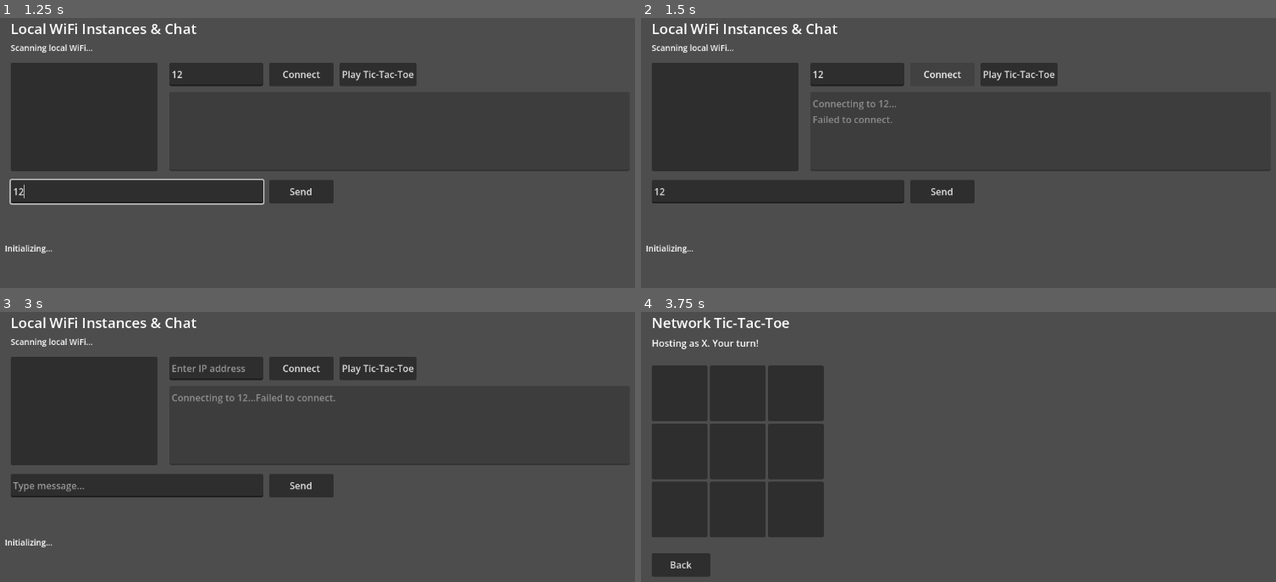
Above: before the commit, frames 1-4 (two rows, left to right).
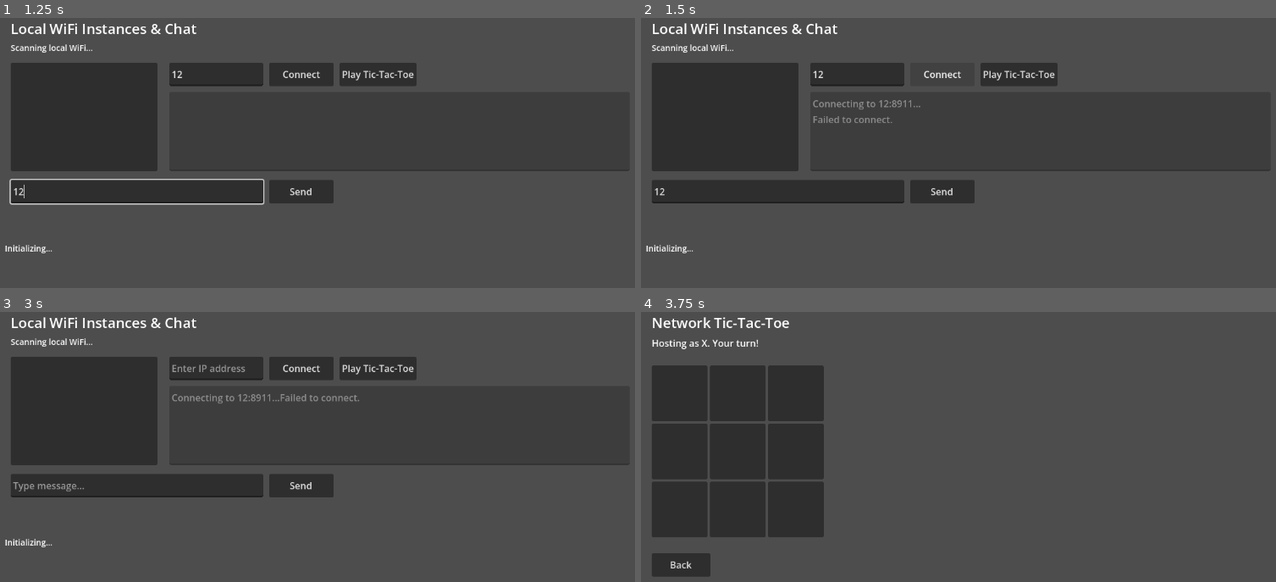
Above: after the commit, the same moments.

Repository: russjohnson09/godot-chess
Game: Godot game, scene res://wifi_scanner.tscn
Same seed, same stepped clock (60 frames per second), same inputs: the game is played once before the commit and once after it.
Inputs (mouse positions are in pixels of both pictures, inside the frame that each line leads up to):
- Up to frame 1 (1.25 s): click (215, 74) at 0.52 s; type "12" at 0.6 s; click (139, 190) at 0.75 s; type "12" at 0.83 s
- Up to frame 2 (1.5 s): click "Connect" at 1.25 s
- Up to frame 3 (3 s): click "Play Tic-Tac-Toe" at 2 s; click "Back" at 2.75 s
- Up to frame 4 (3.75 s): click "Play Tic-Tac-Toe" at 3.5 s

Frame 1 is identical in both runs. In frame 2, less than 0.1% of the frame differs, in the area x 39-44%, y 30-34%; in frame 3, 0.2%, in the area x 39-57%, y 30-34%; in frame 4, nothing differs.

Commit message:
include port

Diff:
--- a/godot-chess/godot-chess/network_manager.gd
+++ b/godot-chess/godot-chess/network_manager.gd
@@ -55,14 +55,20 @@
 	while udp_server.get_available_packet_count() > 0:
 		var pkt = udp_server.get_packet()
 		var ip = udp_server.get_packet_ip()
+		var pkt_str = pkt.get_string_from_utf8()
+		var peer_port = PORT_TCP
+		if pkt_str.begins_with("GODOT_CHESS_PEER"):
+			var parts = pkt_str.split(":")
+			if parts.size() == 2:
+				peer_port = parts[1].to_int()
 		if not _is_local_ip(ip):
-			active_peers[ip] = Time.get_ticks_msec()
-			udp_peer.put_packet("GODOT_CHESS_PEER".to_ascii_buffer())
+			active_peers[ip] = { "timestamp": Time.get_ticks_msec(), "port": peer_port }
+			udp_peer.put_packet(("GODOT_CHESS_PEER:%d" % PORT_TCP).to_ascii_buffer())
 
 	var current_time = Time.get_ticks_msec()
 	var stale_ips = []
 	for ip in active_peers:
-		if current_time - active_peers[ip] > 6000:
+		if current_time - active_peers[ip]["timestamp"] > 6000:
 			stale_ips.append(ip)
 	for ip in stale_ips:
 		active_peers.erase(ip)
@@ -104,7 +110,7 @@
 			log_message("Disconnected from server.")
 
 func _on_broadcast_timeout() -> void:
-	var packet = "GODOT_CHESS_PEER".to_ascii_buffer()
+	var packet = ("GODOT_CHESS_PEER:%d" % PORT_TCP).to_ascii_buffer()
 	udp_peer.put_packet(packet)
 
 func _is_local_ip(ip: String) -> bool:
@@ -128,10 +134,10 @@
 		log_message("[Me]: " + msg)
 	return sent
 
-func connect_to_peer(target_ip: String) -> void:
-	log_message("Connecting to " + target_ip + "...")
+func connect_to_peer(target_ip: String, port: int) -> void:
+	log_message("Connecting to " + target_ip + ":" + str(port) + "...")
 	client_connection.disconnect_from_host()
-	var err = client_connection.connect_to_host(target_ip, PORT_TCP)
+	var err = client_connection.connect_to_host(target_ip, port)
 	if err != OK:
 		log_message("Failed to connect.")
 		is_client_connected = false
--- a/godot-chess/godot-chess/wifi_scanner.gd
+++ b/godot-chess/godot-chess/wifi_scanner.gd
@@ -35,17 +35,22 @@
 func _process(delta: float) -> void:
 	peers_list.clear()
 	for ip in NetworkManager.active_peers:
-		peers_list.add_item(ip)
+		var peer_data = NetworkManager.active_peers[ip]
+		peers_list.add_item("%s:%d" % [ip, peer_data["port"]])
 
 func _on_peer_selected(index: int) -> void:
-	var ip = peers_list.get_item_text(index)
-	ip_input.text = ip
+	var text = peers_list.get_item_text(index)
+	ip_input.text = text
 
 func _on_connect_pressed() -> void:
-	var target_ip = ip_input.text.strip_edges()
-	if target_ip == "":
+	var target = ip_input.text.strip_edges()
+	if target == "":
 		return
-	NetworkManager.connect_to_peer(target_ip)
+	var parts = target.split(":")
+	if parts.size() == 2:
+		NetworkManager.connect_to_peer(parts[0], parts[1].to_int())
+	else:
+		NetworkManager.connect_to_peer(target, NetworkManager.PORT_TCP)
 
 func _on_send_pressed() -> void:
 	var msg = msg_input.text
